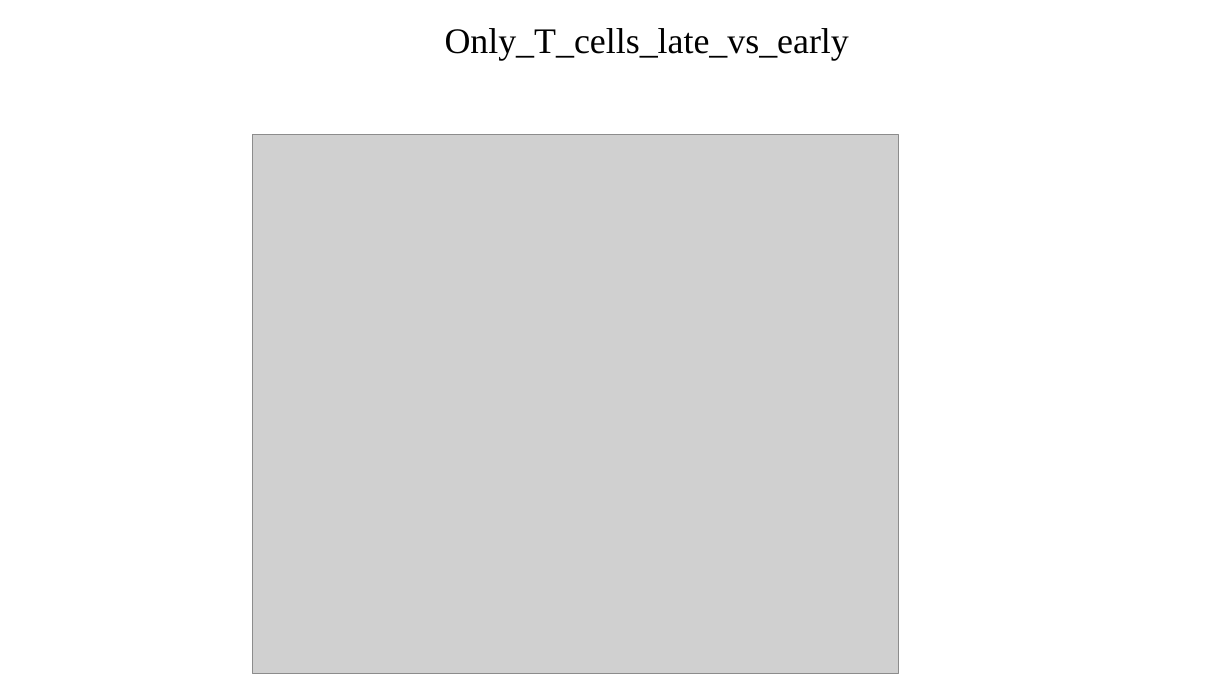
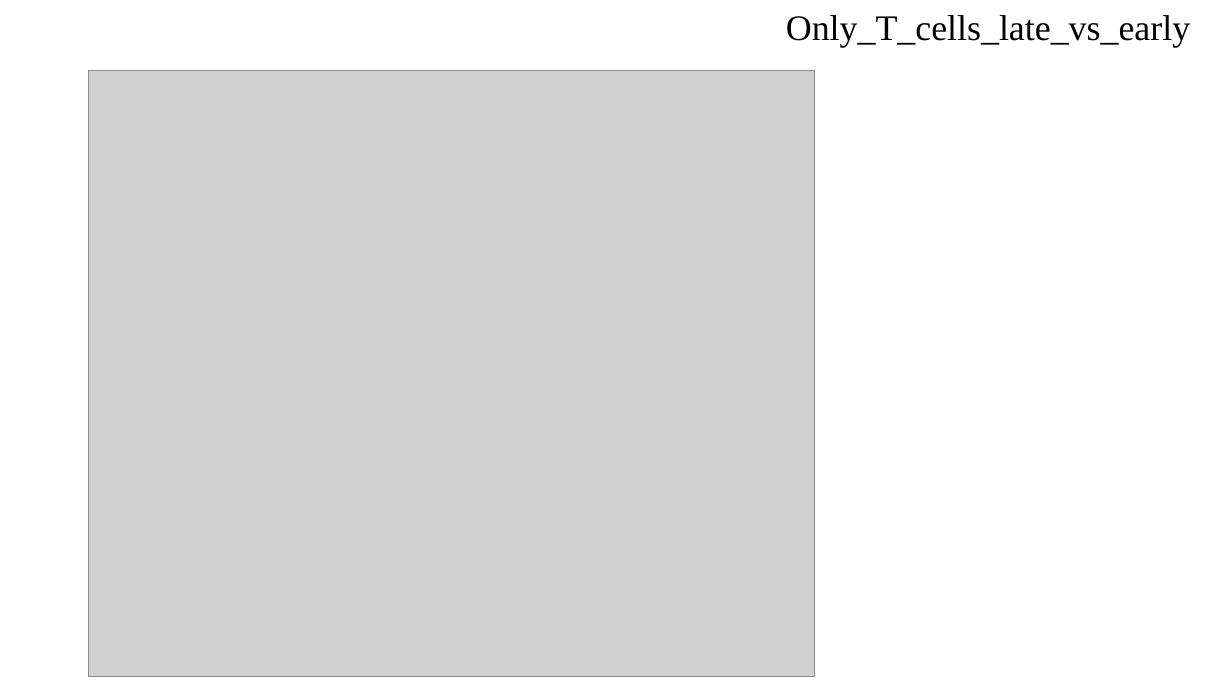
Before and after one commit to yueli8/liujiguo, a slide deck: slide 12 of CytoTRACE/ljg_CytoTRACE.ppt. Drawn at 1232x693 pixels with LibreOffice and Linux fonts; fonts in the diff are those of the drawing; grey boxes stand for pictures. Boxes give left, top, right and bottom in pixels: in the first picture for what was removed or moved away, otherwise in the second. Text is boxed around its words. In the diff, an @@ line names an element or a change of style, - is before the commit and + after.

```diff
--- a/CytoTRACE/ljg_CytoTRACE.ppt
+++ b/CytoTRACE/ljg_CytoTRACE.ppt
@@ text "Only_T_cells_late_vs_early": place and size @@
-text "Only_T_cells_late_vs_early" at box(445, 28, 849, 60)
+text "Only_T_cells_late_vs_early" at box(786, 15, 1190, 48)
@@ picture: place and size @@
-picture at box(252, 134, 898, 672)
+picture at box(89, 70, 814, 675)
```
Also in this commit, not shown: 8 other slides changed.
